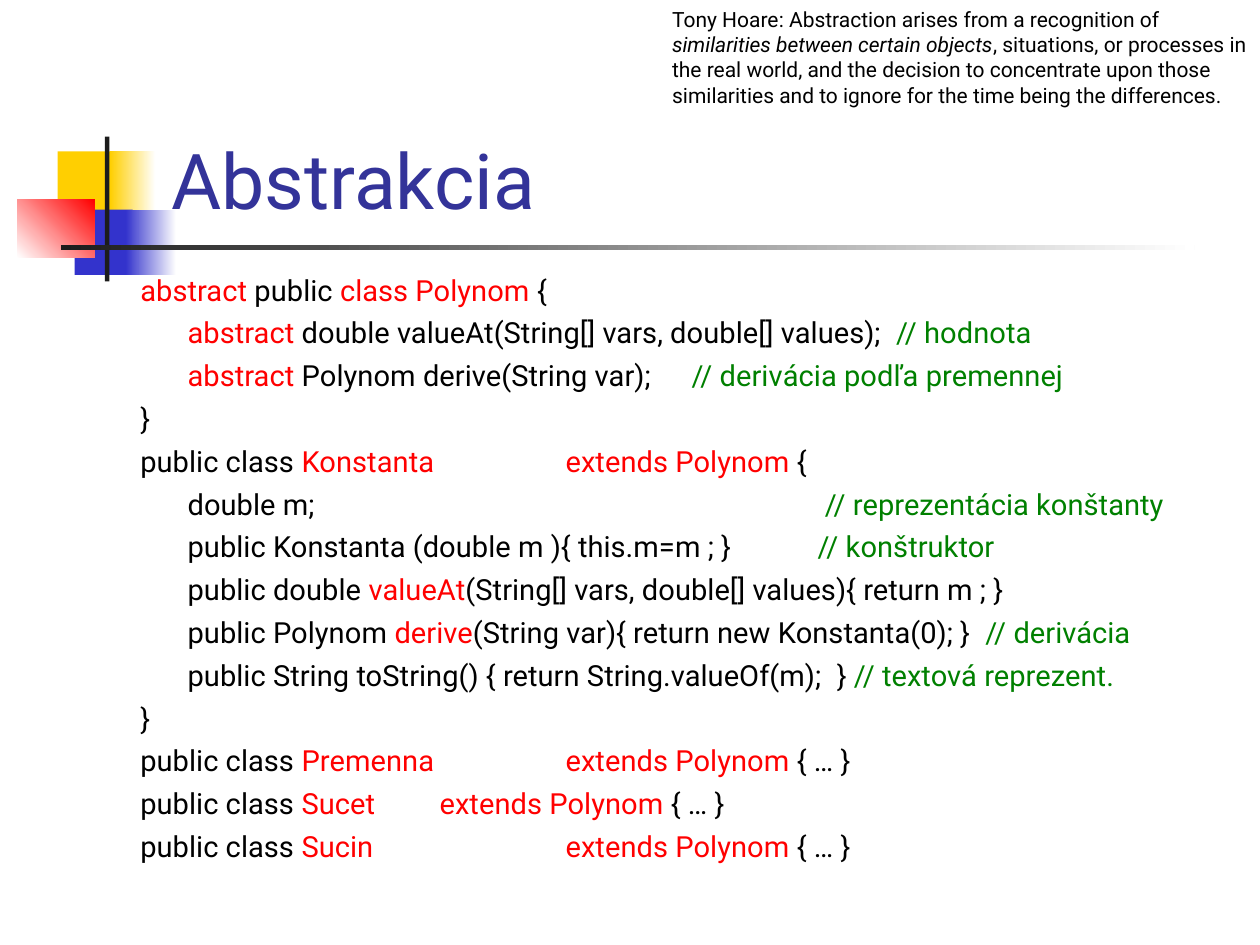
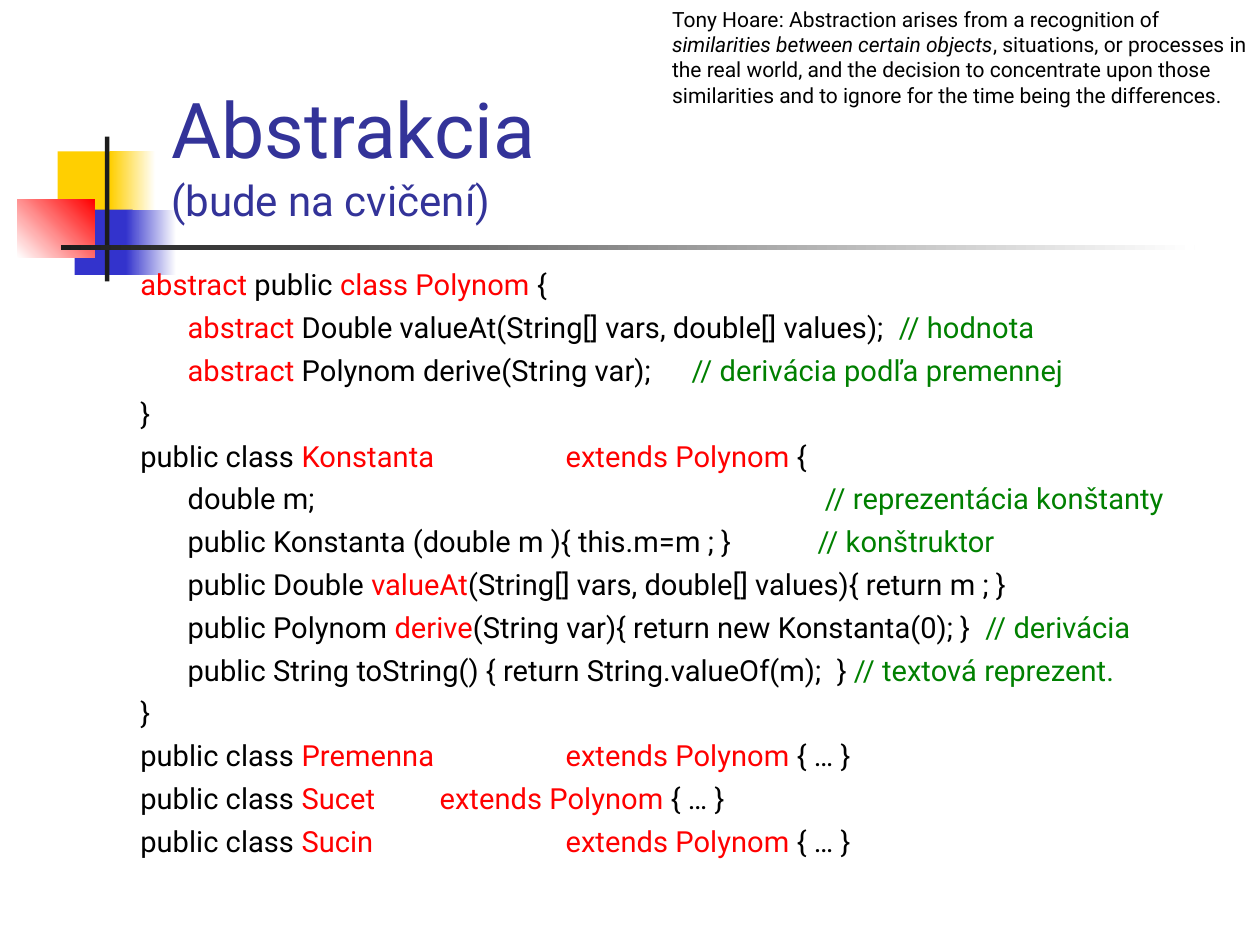
Before and after one commit to Programovanie4/Prednasky, a slide deck: slide 37 of 02/02_java.ppt (slide 36 before the commit). Drawn at 1260x945 pixels with LibreOffice and Linux fonts; fonts in the diff are those of the drawing. Boxes give left, top, right and bottom in pixels: in the first picture for what was removed or moved away, otherwise in the second. Text is boxed around its words. In the diff, an @@ line names an element or a change of style, - is before the commit and + after.

```diff
--- a/02/02_java.ppt
+++ b/02/02_java.ppt
@@ title at [171, 100, 535, 226]: text changed; size 44 to 24 pt @@
-Abstrakcia
+Abstrakcia
+(bude na cvičení)
@@ text at [188, 314, 1034, 345]: text changed @@
-abstract double valueAt(String[] vars, double[] values); // hodnota
+abstract Double valueAt(String[] vars, double[] values); // hodnota
@@ text at [188, 571, 975, 602]: text changed @@
-public double valueAt(String[] vars, double[] values){ return m ; }
+public Double valueAt(String[] vars, double[] values){ return m ; }
```
Also in this commit, not shown: 9 other slides changed, 3 slides added, 1 other file.
